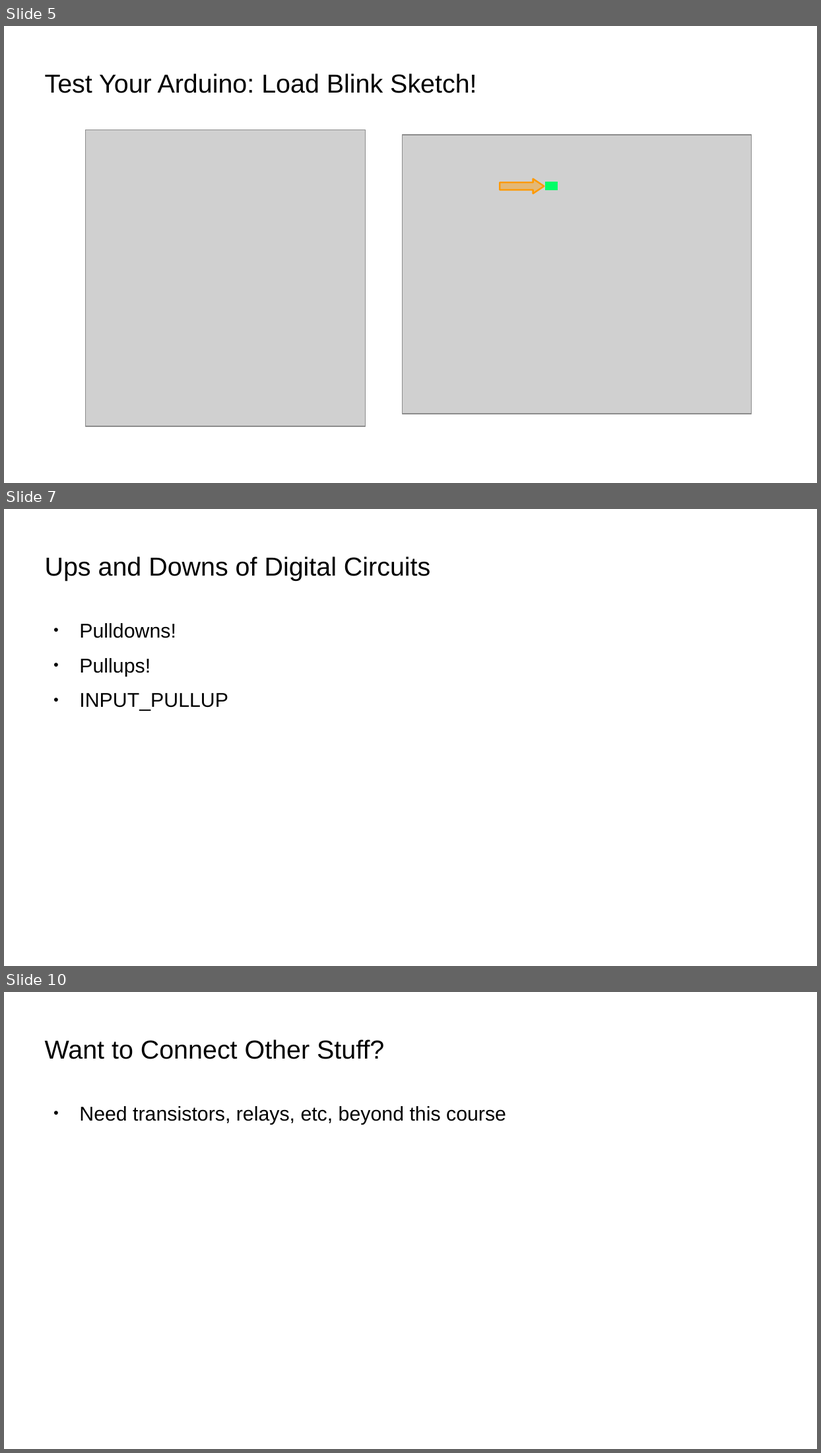
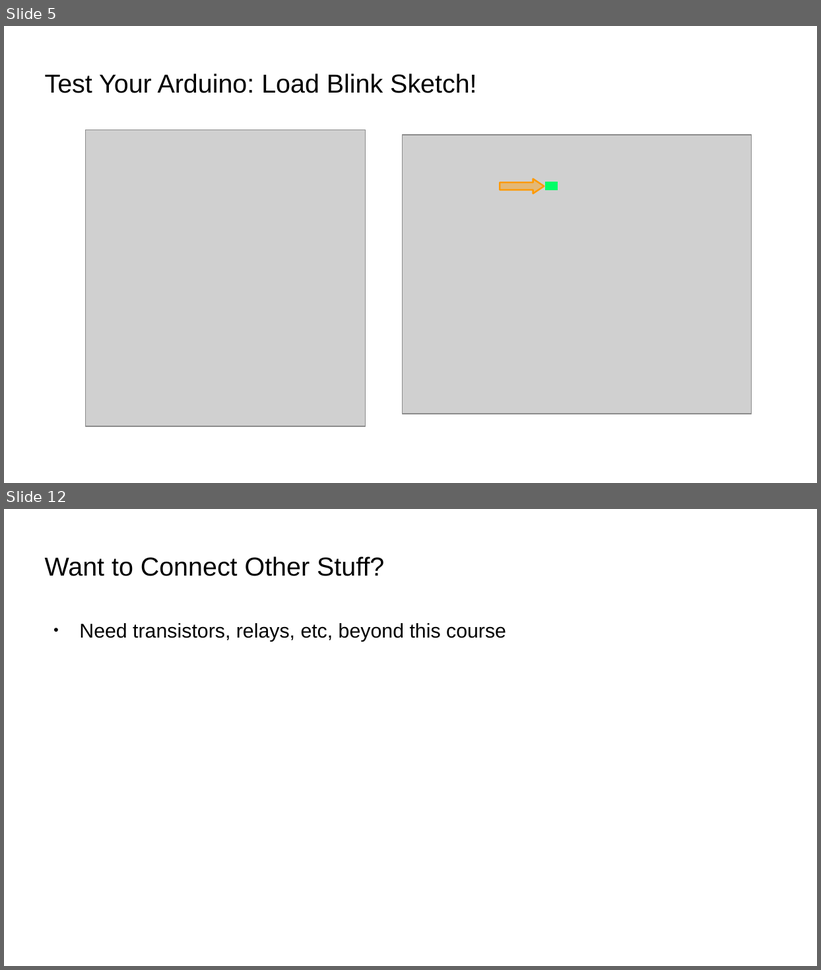
Before and after one commit to bradakelly/ArduinoDevelopmentWorkshop, a slide deck: CourseSlideshow.odp. Shown one above the other, each under a label of ours: slides 5, 7 and 10 before the commit, slides 5 and 12 after it; the slides between them are not shown. The pictures are 821x1453 and 821x970 pixels, drawn with LibreOffice and Linux fonts; fonts in the diff are those of the drawing; grey boxes stand for pictures; background and template pictures are left out. Boxes give left, top, right and bottom in pixels: in the first picture for what was removed or moved away, otherwise in the second. Text is boxed around its words. In the diff, an @@ line names an element or a change of style, - is before the commit and + after.

Commit message:
Added initial circuits slides

```diff
--- a/CourseSlideshow.odp
+++ b/CourseSlideshow.odp
@@ slide 7 removed at box(4, 509, 817, 966), background picture (left out) @@
@@ title removed at box(45, 557, 430, 581) @@
-Ups and Downs of Digital Circuits
@@ text removed at box(79, 623, 228, 711) @@
-● Pulldowns!
-● Pullups!
-● INPUT_PULLUP
@@ what was slide 10 is now slide 12 @@
```
Also in this commit, not shown: 2 slides changed, 5 slides added, 2 other slides removed.
